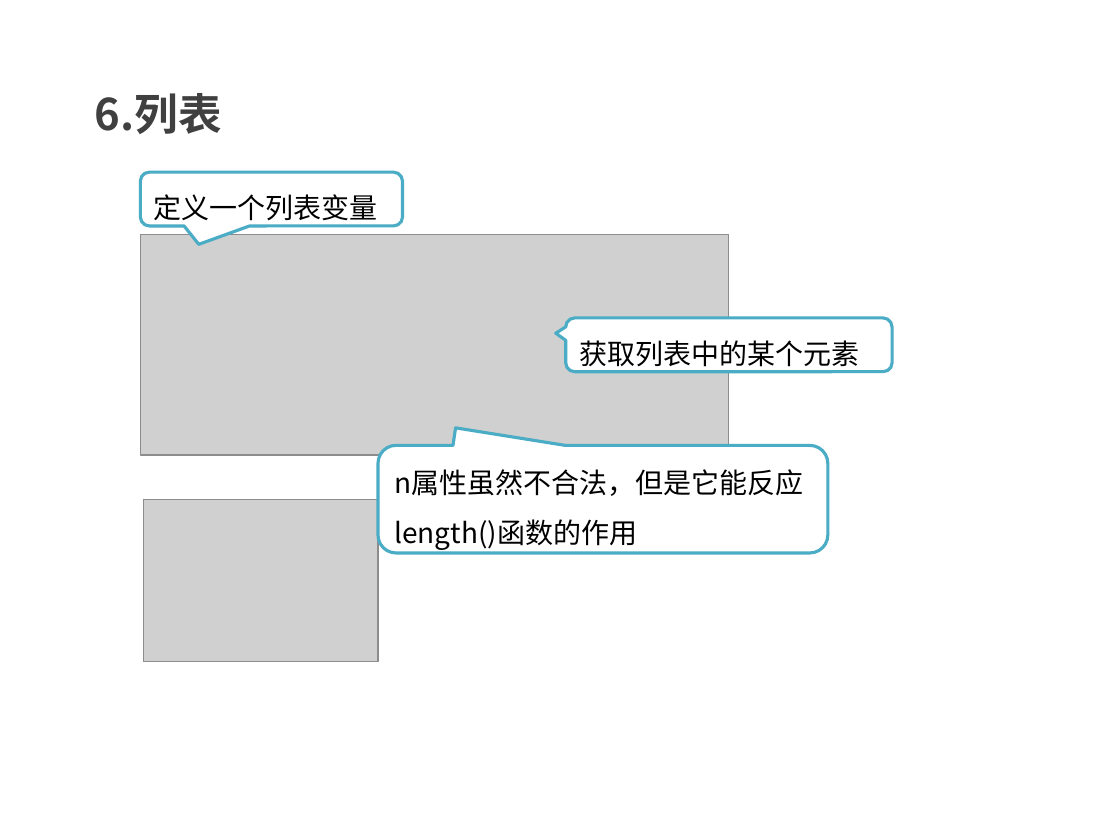
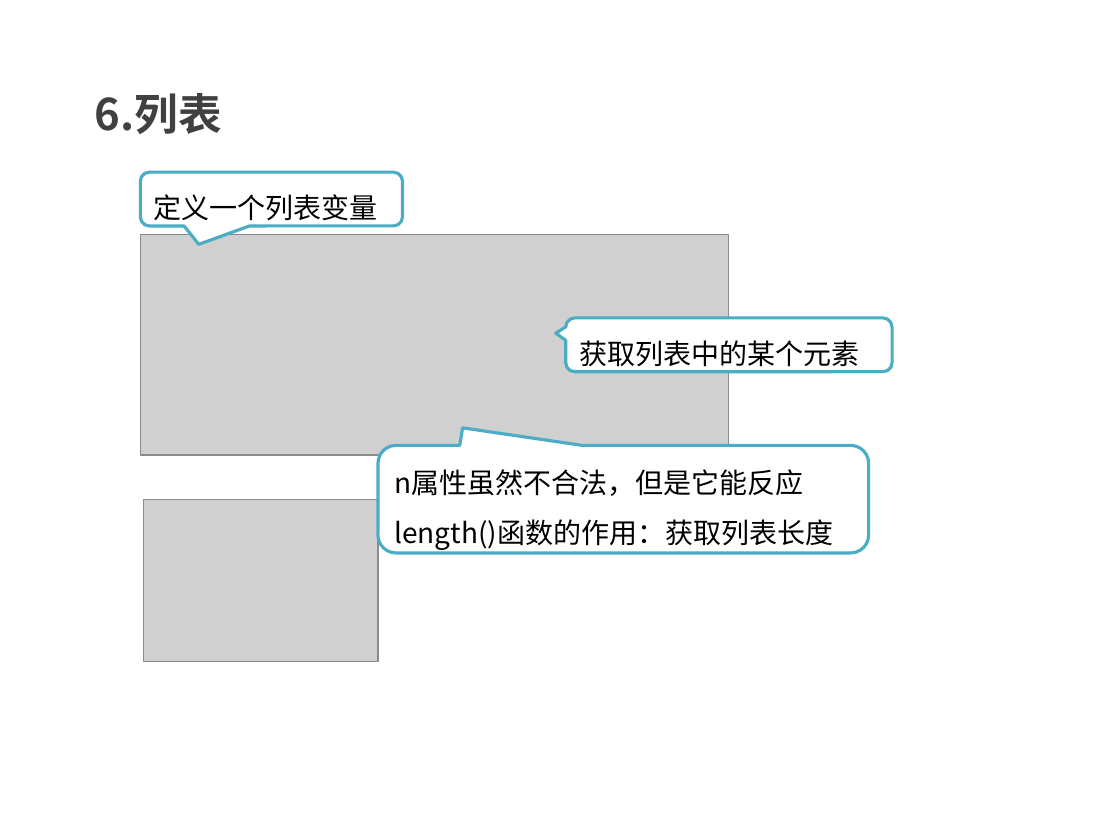
Before and after one commit to kong66/less-class, a slide deck: slide 9 of less-7-函数1.pptx. Drawn at 1120x840 pixels with LibreOffice and Linux fonts; fonts in the diff are those of the drawing; grey boxes stand for pictures. Boxes give left, top, right and bottom in pixels: in the first picture for what was removed or moved away, otherwise in the second. Text is boxed around its words. In the diff, an @@ line names an element or a change of style, - is before the commit and + after.

```diff
--- a/less-7-函数1.pptx
+++ b/less-7-函数1.pptx
@@ rounded speech box "n属性虽然不合法，但是它能反应length()函数的作用：获取列表长度": place and size @@
-rounded speech box "n属性虽然不合法，但是它能反应length()函数的作用：获取列表长度" at box(379, 446, 829, 553)
+rounded speech box "n属性虽然不合法，但是它能反应length()函数的作用：获取列表长度" at box(379, 446, 869, 553)
@@ text in rounded speech box at box(394, 469, 833, 550): text changed @@
-n属性虽然不合法，但是它能反应length()函数的作用
+n属性虽然不合法，但是它能反应length()函数的作用：获取列表长度
```
Also in this commit, not shown: 5 other slides changed, 8 other files.
